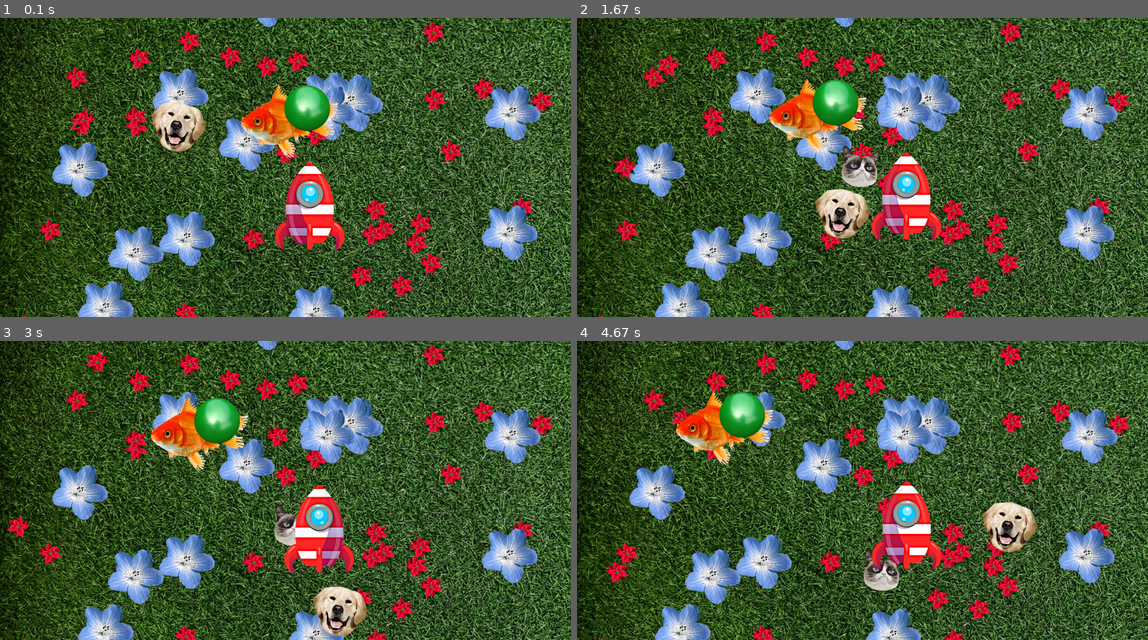
Above: before the commit, frames 1-4 (two rows, left to right).
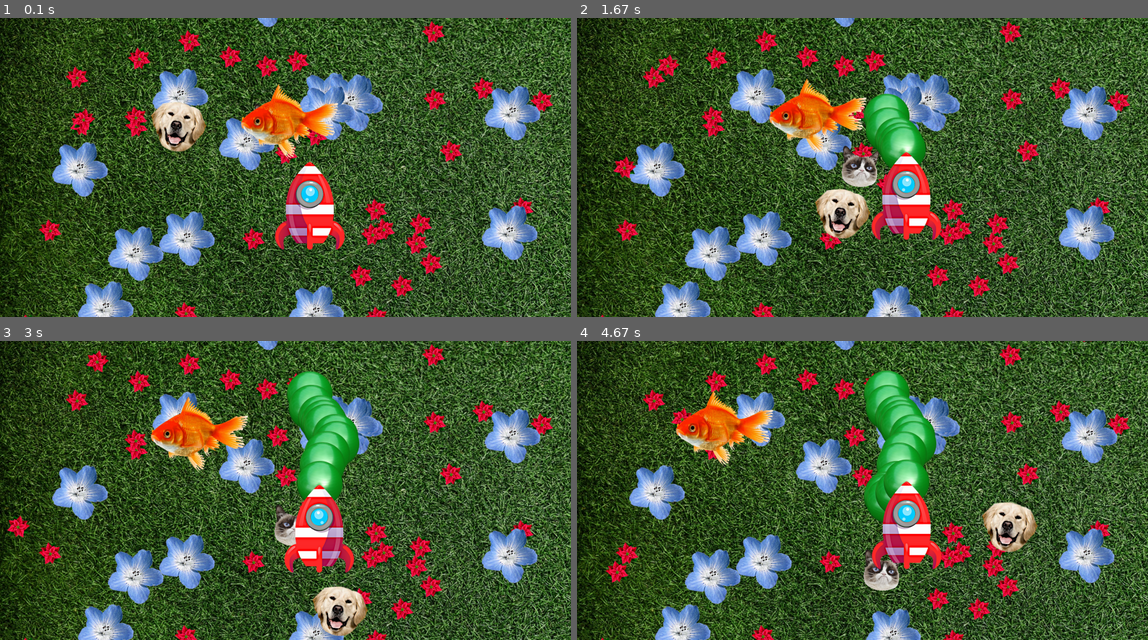
Above: after the commit, the same moments.

Repository: jimmygizmo/pygamefun
Game: pygame game, started from game/main.py
Same seed, same stepped clock (60 frames per second), same inputs: the game is played once before the commit and once after it.
Inputs:
- Up to frame 1 (0.1 s): no input
- Up to frame 2 (1.67 s): tap Space at 0.33, 0.73, 1.03, 1.23, 1.57 s; hold Right 0.67-1.13 s; hold Up 1.17-1.47 s; hold Right from 1.5 s (still down)
- Up to frame 3 (3 s): tap Space at 1.87, 2.07, 2.37, 2.63, 2.97 s; release Right at 1.97 s; hold Left 2-2.53 s; hold Down 2.57-2.87 s; hold Left from 2.9 s (still down)
- Up to frame 4 (4.67 s): tap Space at 3.27, 3.4, 3.8, 4.1, 4.47 s; release Left at 3.3 s; hold Up 3.33-3.7 s; hold Right 3.73-4.37 s; hold Down from 4.4 s (still down)

The runs differ from the first frame. In frame 1, 1.0% of the frame differs, in the area x 49-58%, y 22-38%; in frame 2, 2.7%; in frame 3, 4.4%; in frame 4, 4.9%, in the area x 24-63%, y 9-61%.

Commit message:
Weapon class and usage of it by Player is in place and works well but I had a tough bug to solve and that is now fixed. A lot of debugging code and comments remain but this push is a good working if not early and crude implementation of a projectile/weapon/drone class .. bullets at their simplest but capable of player controls or autonomy etc. Spawned by Player currently via spacebar. Instantiation is different that other Sprites since it happens within Player.update() and this is central to the bug I had to solve, related to the order of updates and creation of surfaces. A lot of cleanup is now needed. Some attributes introduced while troubleshootin most likely now need to be removed. much was learned so for sure the comments will move to a notes file during cleanup in next few pushes.

Diff:
--- a/game/main.py
+++ b/game/main.py
@@ -107,12 +107,12 @@
         'color': 'green3',
         'x': 890.0,
         'y': 260.0,
-        'd': pygame.math.Vector2((-0.994, -0.114)),  # placeholder instance (mypy)
-        's': 80.0,
-        'p': 90.0,
-        'r': 100.0,
-        'c': 700.0,
-        'f': 1650.0,
+        'd': pygame.math.Vector2((0.0, -1.0)),  # placeholder instance (mypy)
+        's': 134.0,
+        'p': 98.0,
+        'r': 122.0,
+        'c': 840.0,
+        'f': 2350.0,
     },
 ]  # weapon_specs: list[WeaponSpec]
 
@@ -293,13 +293,19 @@
 class Entity(pygame.sprite.Sprite):
     def __init__(self,
                  groups,
-                 spec: PlayerSpec | NpcSpec | PropSpec,
+                 spec: PlayerSpec | WeaponSpec | NpcSpec | PropSpec,
                  x: float,
                  y: float,
                  direction: pygame.math.Vector2,
                  speed: float,
                  ):
-        self.spec: PlayerSpec | NpcSpec | PropSpec = spec
+        print(f"-*-*-*-*-*-  NEW ENTITY INIT  -*-*-*-*-*- groups: {groups}")
+        # print(spec)
+        # print(x)
+        # print(y)
+        # print(direction)
+        # print(speed)
+        self.spec: PlayerSpec | WeaponSpec | NpcSpec | PropSpec = spec
         self.x: float = x
         self.y: float = y
         self.dir: pygame.math.Vector2 = direction  # Direction
@@ -371,11 +377,16 @@
     def __init__(self,
                  groups,
                  spec: PlayerSpec,
+                 weapon_spec: WeaponSpec,
+                 all_weapons_group_ref: pygame.sprite.Group,
                  x: float,
                  y: float,
                  direction: pygame.math.Vector2,
                  speed: float,
                  ):
+        self.weapon_spec = weapon_spec
+        self.all_weapons_group_ref = all_weapons_group_ref
+        print(f"# # # # # # # # Player got special weapon attrs (group ref):{self.all_weapons_group_ref}")
         self.can_shoot: bool = True
         self.laser_shoot_time: int = 0
         self.cooldown_duration: int = LASER_COOLDOWN_DURATION  # milliseconds
@@ -402,18 +413,28 @@
             print('fire laser')
             self.can_shoot = False
             self.laser_shoot_time = pygame.time.get_ticks()
-
+            projectile: Weapon = Weapon(groups=[all_sprites, self.all_weapons_group_ref],
+                                         spec=self.weapon_spec,
+                                         x=self.rect.midtop[0],
+                                         y=self.rect.midtop[1],
+                                         direction=self.weapon_spec['d'],
+                                         speed=self.weapon_spec['s'],
+                   )  # PyCharm FALSE WARNING HERE (AbstractGroup)
+        # self.all_weapons_group_ref.add(projectile)  # FIX? Adding when instantiating not seeming to work. NOPE. DELETE.
         self.laser_timer()
 
+
+        #   **   TROUBLE HERE - CANNOT GET Weapon ADDED TO THE all_weapons GROUP   **
+
+
         # NOTE: WE UPDATE BASED ON INPUT --BEFORE-- WE CHECK FOR WALL COLLISION/BOUNCING (in super/Entity).
-        # TODO: Is this the order of processing we want? Is it the same as legacy? I think yes and yes, but CONFIRM!
         super().update(delta_time, ephase_name)
 
 
 class Weapon(Entity):
     def __init__(self,
                  groups,
-                 spec: PlayerSpec,
+                 spec: WeaponSpec,
                  x: float,
                  y: float,
                  direction: pygame.math.Vector2,
@@ -422,6 +443,7 @@
         # self.can_shoot: bool = True
         # self.laser_shoot_time: int = 0
         # self.cooldown_duration: int = LASER_COOLDOWN_DURATION  # milliseconds
+        print(f"* * * * * * Will now call Weapon.super.init: groups:{groups}")
         super().__init__(groups, spec, x, y, direction, speed)  # super.update() could be done first before setting all the self.* but for now I have them last.
 
     # TODO: WEAPON/PROJECTILE BEHAVIORS TBD
@@ -431,7 +453,33 @@
     #         if current_time - self.laser_shoot_time >= self.cooldown_duration:
     #             self.can_shoot = True
 
+
+
+#=======================================================================================================================
+# ISSUE - WE ARE NEVER COMPLETING THE INIT. ERRROR COMPLAINS OF A SURFACE MISSING WHEN TRYING TO DRAW .. BUT
+    # WE SHOULD NOT BE DRAWING JUST YET IT SEEMS.
+
+    # /home/bilbo/.pyenv/versions/3.12.4/envs/ve.pygamefun/bin/python /home/bilbo/repos/pygamefun/game/main.py
+    # pygame-ce 2.5.0 (SDL 2.30.3, Python 3.12.4)
+    # # # # # # # # # Player got special weapon attrs (group ref):<Group(0 sprites)>
+    # fire laser
+    # * * * * * * Will now call Weapon.super.init: groups:[<Group(84 sprites)>, <Group(0 sprites)>]
+    # Traceback (most recent call last):
+    #   File "/home/bilbo/repos/pygamefun/game/main.py", line 704, in <module>
+    #     all_weapons.draw(display_surface)
+    #   File "/home/bilbo/.pyenv/versions/3.12.4/envs/ve.pygamefun/lib/python3.12/site-packages/pygame/sprite.py", line 567, in draw
+    #     zip(sprites, surface.blits((spr.image, spr.rect) for spr in sprites))
+    #                  ^^^^^^^^^^^^^^^^^^^^^^^^^^^^^^^^^^^^^^^^^^^^^^^^^^^^^^^
+    # TypeError: Source objects must be a surface
+
+    # Process finished with exit code 1
+
+#=======================================================================================================================
+
+
+
     def update(self, delta_time: float, ephase_name: str):
+        print(f" === === === === NOW IN Weapon.update() === === === ===")
         enviro_influence(self, ephase_name)
 
         # TODO: WEAPON/PROJECTILE BEHAVIORS TBD
@@ -451,6 +499,10 @@
         # self.laser_timer()
 
         super().update(delta_time, ephase_name)
+        print(f"+ + + + + + + + + + + After Weapon+Entity updates, Surfaces - (main) self.image: {self.image}")
+        print(f"self.image_l: {self.image_l}")
+        print(f"self.image_r: {self.image_r}")
+        # Suspect these might be missing (based on error during Weapon instantiation, but at this point we SHOULD have them.
 
 
 class Npc(Entity):
@@ -484,18 +536,13 @@
         super().update(delta_time, ephase_name)
 
     def physics_outer_walls(self):  # Overrides Entity.physics_outer_walls, so we can disable that for Props.
-        # print(f"Since in Prop class, physics_outer_walls has been overridden: pass. Walls don't bound props.")
-        # NOTE: In the Player and Npc classes, this is not overridden and Entity.physics_outer_walls() takes effect.
-        # The result is that Props can be 'sprayed' crossing or even beyond display_surface boundaries, while Npc and
-        # Player instances will bounce off of walls or stop up against them but not cross them, depending on other
-        # motion factors/controls.
         pass
 
 
 # #############################################    FUNCTION DEFINITIONS    #############################################
 
 # *** MyPy ERROR about PropSpec dict has no keys for p,r,c,f - BUT PropSpec WILL **NEVER** BE PASSED HERE !!! ???
-def enviro_influence(xself: Player | Npc, ephase_name: str) -> None:
+def enviro_influence(xself: Player | Weapon | Npc, ephase_name: str) -> None:
     # ENVIRO PHASES - APPLICATION OF INFLUENCE OF CURRENT PHASE
     if ephase_name == 'peace':
         xself.speed = xself.spec['p']
@@ -547,13 +594,10 @@
         prop_spec['x'] = prop_t['x'] + x_offset
         prop_spec['y'] = prop_t['y'] + y_offset
 
-        # print(prop_spec)  # ----  DEBUG  ----
         prop_specs.append(prop_spec)
 
 
 # ################################################    INSTANTIATION    #################################################
-
-# INSTANTIATE ALL THE TYPES OF ENTITIES - OOP - Classes/PyGame Sprites    (Leaving out the DEBUG features for now.)
 
 # TODO: See if we can move the prop spec (spraying/generation) code inside of prop instantiation. Probably can/should.
 
@@ -564,6 +608,8 @@
     imgpath = os.path.join(ASSET_PATH, player_spec['img'])
     player: Player = Player( groups=[all_sprites, all_players],
                              spec=player_spec,
+                             weapon_spec=weapon_specs[0],  # THIS IS A HACK. Temporary.
+                             all_weapons_group_ref=all_weapons,  # THIS IS A HACK. Temporary.
                              x=player_spec['x'],
                              y=player_spec['y'],
                              direction=player_spec['d'],
@@ -572,18 +618,18 @@
     players.append(player)  # Although considered for removal in lieu of sprite groups, I see reasons to keep such lists.
 
 # INSTANITATE WEAPONS/PROJECTILES - TEMPORARY/EXPERIMENTAL - THIS WILL CHANGE TO 'FIRING' (DYNAMIC INSTANTIATION)
-weapons: list[Weapon] = []
-for i, weapon_spec in enumerate(weapon_specs):
-    weapon_spec['instance_id'] = i
-    imgpath = os.path.join(ASSET_PATH, weapon_spec['img'])
-    weapon: Weapon = Weapon( groups=[all_sprites, all_weapons],
-                             spec=weapon_spec,
-                             x=weapon_spec['x'],
-                             y=weapon_spec['y'],
-                             direction=weapon_spec['d'],
-                             speed=weapon_spec['s'],
-                             )  # PyCharm FALSE WARNING HERE (AbstractGroup)
-    weapons.append(weapon)  # Although considered for removal in lieu of sprite groups, I see reasons to keep such lists.
+# weapons: list[Weapon] = []
+# for i, weapon_spec in enumerate(weapon_specs):
+#     weapon_spec['instance_id'] = i
+#     imgpath = os.path.join(ASSET_PATH, weapon_spec['img'])
+#     weapon: Weapon = Weapon( groups=[all_sprites, all_weapons],
+#                              spec=weapon_spec,
+#                              x=weapon_spec['x'],
+#                              y=weapon_spec['y'],
+#                              direction=weapon_spec['d'],
+#                              speed=weapon_spec['s'],
+#                              )  # PyCharm FALSE WARNING HERE (AbstractGroup)
+#     weapons.append(weapon)  # Although considered for removal in lieu of sprite groups, I see reasons to keep such lists.
 
 # INSTANITATE NPCs
 npcs: list[Npc] = []
@@ -670,8 +716,31 @@
     #   ^ ^ ^ ^ ^ ^    MAIN UPDATE ACTIONS    ^ ^ ^ ^ ^ ^
     all_props.update(g_delta_time, g_ephase_name)
     all_npcs.update(g_delta_time, g_ephase_name)
-    all_weapons.update(g_delta_time, g_ephase_name)
     all_players.update(g_delta_time, g_ephase_name)
+    all_weapons.update(g_delta_time, g_ephase_name)  # Must update Weapons AFTER Player since Player creates Weapons during Player update.
+    # ^ ^ ^ ^ ^ ^ ^ ^ ^ ^ THE BIG BUG FIX WAS HERE!!!!! SIMPLY HAD TO MOVE all_weapons.update()
+    #                                                          TO --AFTER--  all_players.update()
+    # This is because the Weapon is instantiated during the player update cycle .. BUT it has not had any update
+    # of its own yet, and the update() is where the main surface is put in place (possibly for the first time).
+    # Our error was basically (no surface yet!) .. so it made sense, we had done instantiation but NOT our first update
+    # and then draw was getting called. This was happening when all_weapons.update was before all_players.update(),
+    # but now that it is AFTER, everything works.
+    # I considered another fix as well, similar .. and that is to put in a single bootstrapping call to Weapon.update()
+    # inside of Player.update, right after instantiating the Weapon. That would most likely work as well and depending,
+    # of the logic of what you want your first frame of the firing of a weapon to be, then you might choose one fix
+    # over the other. For example, you might have some OTHER concern causing you to but all_players.update() LAST, no
+    # matter what (its just hypothetical) BUT if that was the case (for whatever reason) THEN you might need to choose
+    # the fix of calling the single Weapon.update() right after you have Player instantiate that Weapon.
+
+    # This bug was a little tricky to figure out, but really it is totally logical (like most bugs ha ha, if not ALL
+    # bugs lol) .. however since it was a timing issue and involved a bit of a hierarchy/sequence of actions, then
+    # that is what added a little bit of the challenge to figuring it out. One can see that I added quite a lot of
+    # print statements to help pinpoint the state of things at precise points of execution. Really this just helped
+    # me think things thgough, because the right values/references were in fact ALWAYS there in the right place .. the
+    # problem was simply one of chicken and egg, and when the update was called for the Weapon since it is the update
+    # of the Player the even creates that Weapon to update in the first place.
+    # Clearly, updating of the Weapon must come after the updating of Player (or the other fix) so that Surfaces are in
+    # place for the DRAW calls we have st the end of every main loop.
 
     # REDRAW THE BACKGROUND
     if ACID_MODE is False:
@@ -700,6 +769,12 @@
 # PYGMAE-CE DOCS:
 # https://pyga.me/docs/
 
+# Slightly-related and very interesting topic: Different methods of high-performance image storage and retrieval for
+# Python (like LMDB, HDF5, filesystem etc.) I'm considering this topic as I prepare to write an image-loading and
+# pre-processing function and so I was thinking what is the best way to store the image data. It will be used
+# to instantiate surfaces, which will then be passed into the init of new entity instances. This is to prevent repeated
+# unnecessary source-loading of image data and is a core concept to efficiently instantiating sprites.
+# https://realpython.com/storing-images-in-python/
 
 ##
 #
--- /dev/null
+++ b/game/notes/docs-comments-snippets.txt
@@ -0,0 +1,11 @@
+
+
+
+
+    def physics_outer_walls(self):  # Overrides Entity.physics_outer_walls, so we can disable that for Props.
+        # print(f"Since in Prop class, physics_outer_walls has been overridden: pass. Walls don't bound props.")
+        # NOTE: In the Player and Npc classes, this is not overridden and Entity.physics_outer_walls() takes effect.
+        # The result is that Props can be 'sprayed' crossing or even beyond display_surface boundaries, while Npc and
+        # Player instances will bounce off of walls or stop up against them but not cross them, depending on other
+        # motion factors/controls.
+        pass
